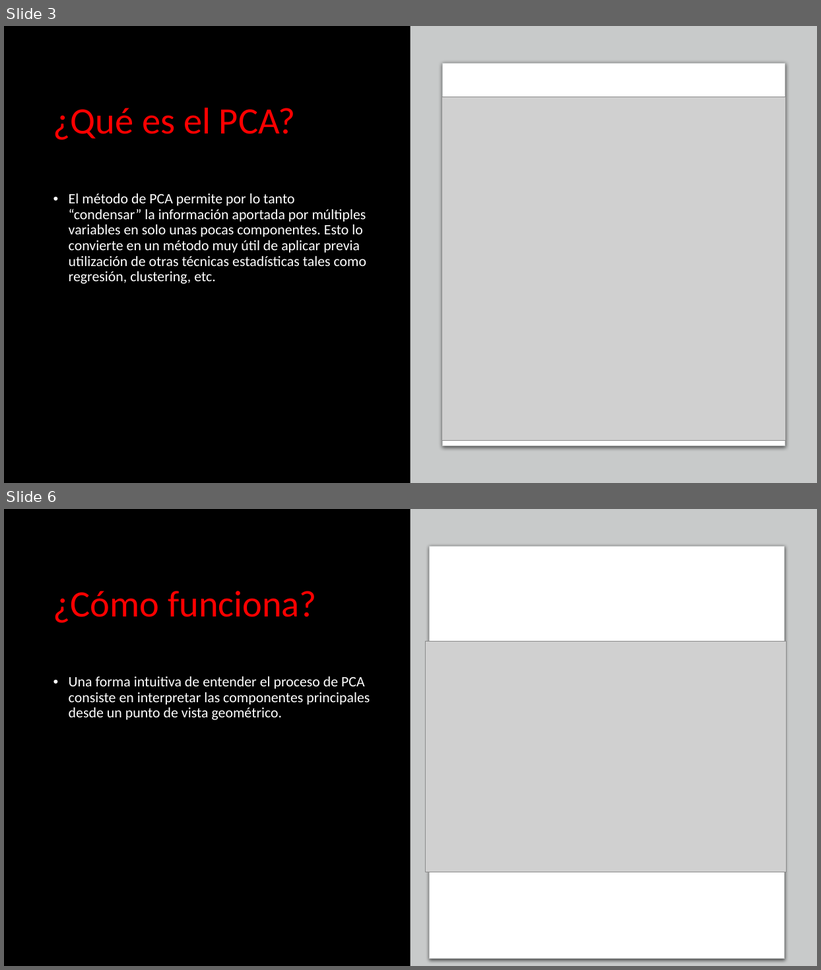
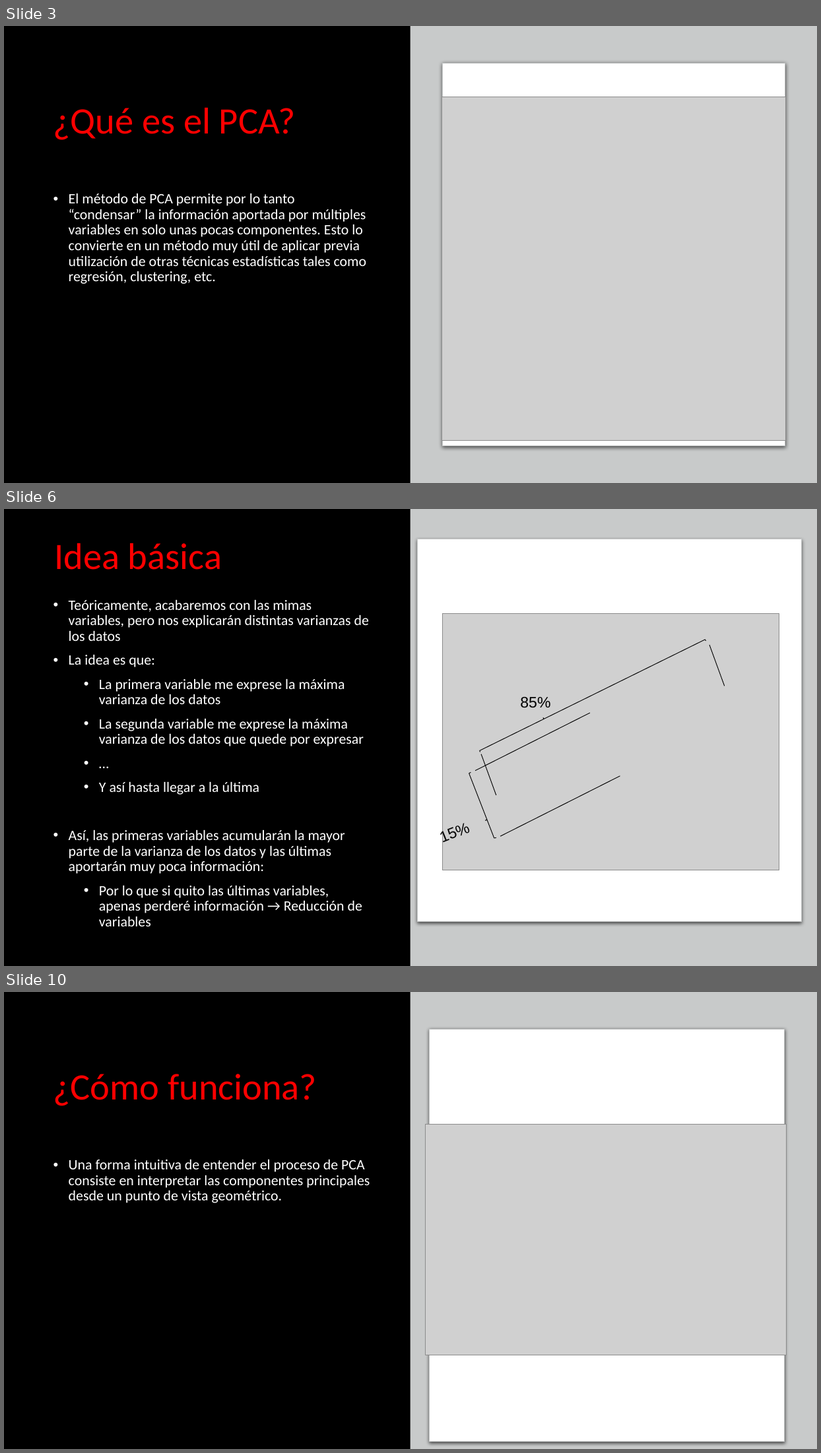
Before and after one commit to franciscocanon-thebridge/bootcamp_thebridge_PTSep20, a slide deck: Bloque 3 - Machine Learning/02_No supervisado/PCA/Machine Learning - PCA.pptx. Shown one above the other, each under a label of ours: slides 3 and 6 before the commit, slides 3, 6 and 10 after it; the slides between them are not shown. The pictures are 821x970 and 821x1453 pixels, drawn with LibreOffice and Linux fonts; fonts in the diff are those of the drawing; grey boxes stand for pictures. Boxes give left, top, right and bottom in pixels: in the first picture for what was removed or moved away, otherwise in the second. Text is boxed around its words. In the diff, an @@ line names an element or a change of style, - is before the commit and + after.

```diff
--- a/Bloque 3 - Machine Learning/02_No supervisado/PCA/Machine Learning - PCA.pptx
+++ b/Bloque 3 - Machine Learning/02_No supervisado/PCA/Machine Learning - PCA.pptx
@@ slide 6 added at <box>4,509,817,966</box>, background #000000 @@
@@ rectangle added at <box>411,509,817,966</box>, fill #C8CACA @@
@@ text added at <box>54,543,222,570</box>, 44 pt, text #FF0000 @@
+Idea básica
@@ rounded rectangle added at <box>418,539,803,923</box>, fill #FFFFFF, outline #C8CACA 0.75 pt @@
@@ text added at <box>69,600,369,927</box>, 17 pt, text #FFFFFF @@
+• Teóricamente, acabaremos con las mimas variables, pero nos explicarán distintas varianzas de los datos
+• La idea es que:
+  • La primera variable me exprese la máxima varianza de los datos
+  • La segunda variable me exprese la máxima varianza de los datos que quede por expresar
+  • …
+  • Y así hasta llegar a la última
+• Así, las primeras variables acumularán la mayor parte de la varianza de los datos y las últimas aportarán muy poca información:
+  • Por lo que si quito las últimas variables, apenas perderé información → Reducción de variables
@@ picture added at <box>443,614,780,871</box> @@
@@ left brace added at <box>479,638,706,753</box>, outline #000000 0.75 pt @@
@@ line added from (725, 686) to (710, 645), #000000 0.75 pt @@
@@ text added at <box>520,697,550,708</box>, 18 pt, text #000000 @@
+85%
@@ line added from (590, 714) to (475, 770), #000000 0.75 pt @@
@@ line added from (496, 795) to (482, 755), #000000 0.75 pt @@
@@ left brace added at <box>467,773,496,840</box>, outline #000000 0.75 pt @@
@@ line added from (620, 776) to (500, 836), #000000 0.75 pt @@
@@ text added at <box>442,825,471,846</box>, 18 pt, text #000000 @@
+15%
@@ what was slide 6 is now slide 10 @@
```
Also in this commit, not shown: 2 slides changed, 3 other slides added, 16 other files.
